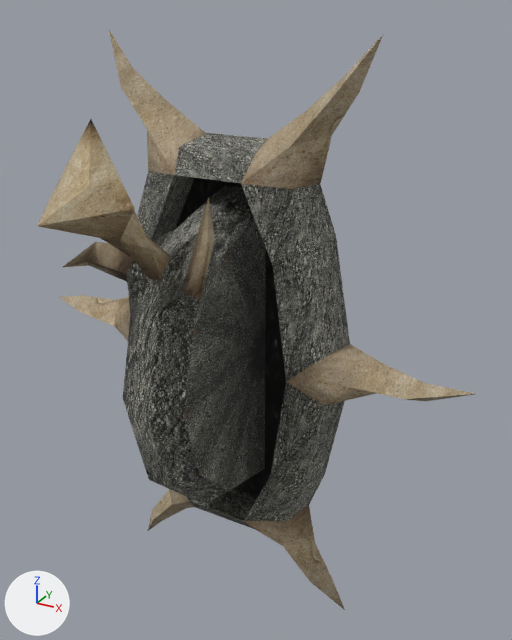
An edit to the glTF model worlds/mm9/models/mm9_deco_switch03.glb, drawn before and after from the same camera.
Both versions are drawn from a camera (50 mm lens) standing at (1.16, -1.82, 2.11) and looking at (0.09, 0.11, 1.15). Every picture has the same lights, and +X, +Y and +Z are marked at lower left. The older version comes first. Vertices at exactly the same position are counted once.

Objects in the first picture: 'Switch03'.
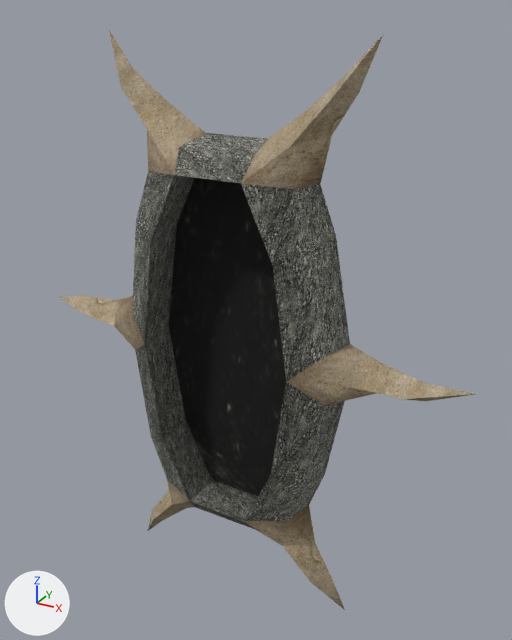
Location of each change, [x1, y1, x2, y2] in pixels of the pictures (512 x 640 px):
'Switch03', reshaped: before [37, 30, 475, 610]; after [59, 30, 475, 610]
part 1 of me_switch03, deleted: before [37, 119, 266, 503]

Patch to the scene script:
```diff
--- a/worlds/mm9/models/mm9_deco_switch03.glb.py
+++ b/worlds/mm9/models/mm9_deco_switch03.glb.py
@@ me_switch03 @@
 # used by ob_switch03; location = (0.0, 0.0, 0.0)
-me_switch03.from_pydata(...)  # 182 vertices, 338 faces; spans x -0.84..0.84, y -0.71..0.71, z 0.0..2.05
-me_switch03.materials.append(mat_switch03)
+me_switch03.from_pydata(...)  # 96 vertices, 170 faces; spans x -0.84..0.84, y -0.02..0.16, z 0.0..2.05
+# me_switch03 part 1: the loose piece of 86 vertices spanning x -0.21..0.16, y -0.71..0.71, z 0.46..1.88 is deleted
 me_switch03.materials.append(mat_switch03_2s)
```
